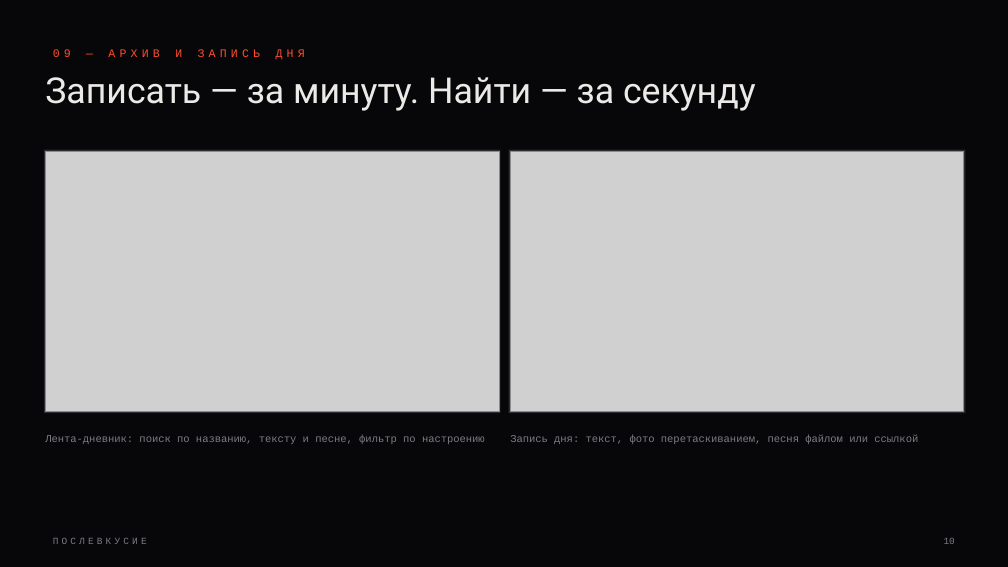
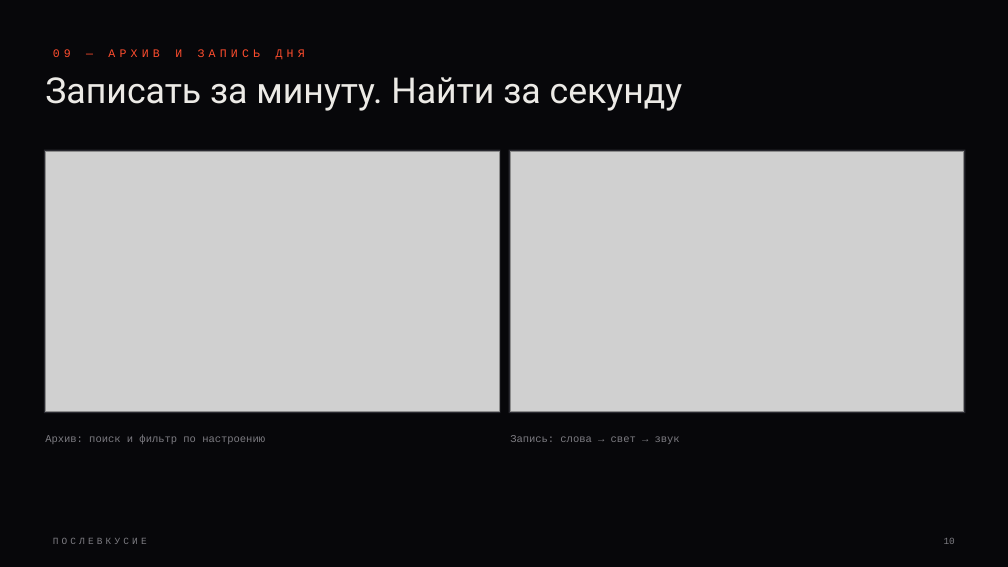
Before and after one commit to asylbeksofiev-pixel/poslevkusie, a slide deck: slide 10 of docs/presentation/Послевкусие — презентация.pptx. Drawn at 1008x567 pixels with LibreOffice and Linux fonts; fonts in the diff are those of the drawing; grey boxes stand for pictures. Boxes give left, top, right and bottom in pixels: in the first picture for what was removed or moved away, otherwise in the second. Text is boxed around its words. In the diff, an @@ line names an element or a change of style, - is before the commit and + after.

Commit message:
Надёжность и полировка: библиотеки без CDN, чёткий рендер и любые пропорции фото, звук в видео для ссылок, стабильная главная, запись дня в 3 шага, визуальная «Система», лёгкая страница дня, короче тексты

```diff
--- a/docs/presentation/Послевкусие — презентация.pptx
+++ b/docs/presentation/Послевкусие — презентация.pptx
@@ text at box(45, 77, 683, 111): text changed @@
-Записать — за минуту. Найти — за секунду
+Записать за минуту. Найти за секунду
@@ text at box(45, 434, 265, 444): text changed @@
-Лента-дневник: поиск по названию, тексту и песне, фильтр по настроению
+Архив: поиск и фильтр по настроению
@@ text at box(510, 435, 680, 444): text changed @@
-Запись дня: текст, фото перетаскиванием, песня файлом или ссылкой
+Запись: слова → свет → звук
```
Also in this commit, not shown: 13 other slides changed, 1 slide added, 1 slide removed, 20 other files.
